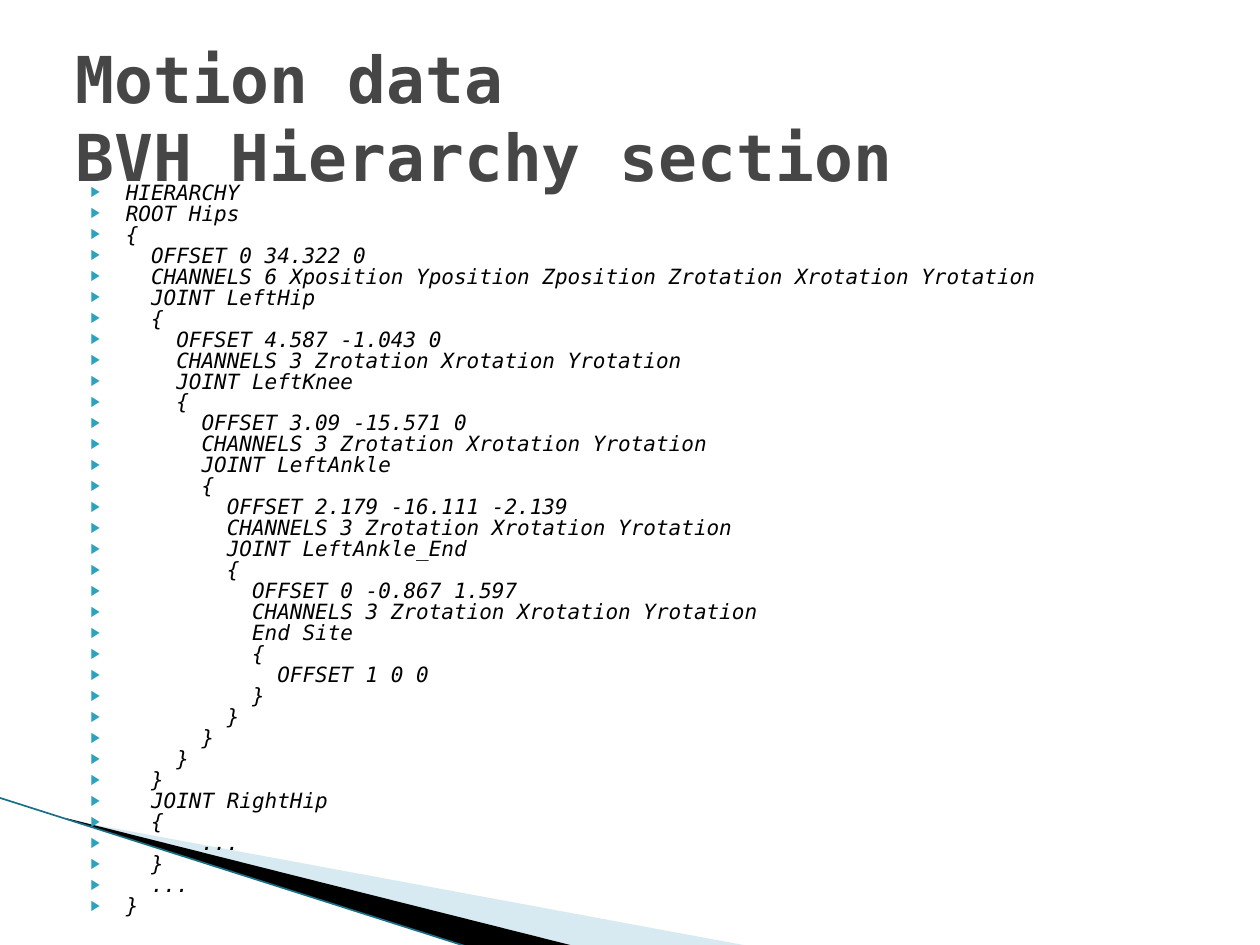
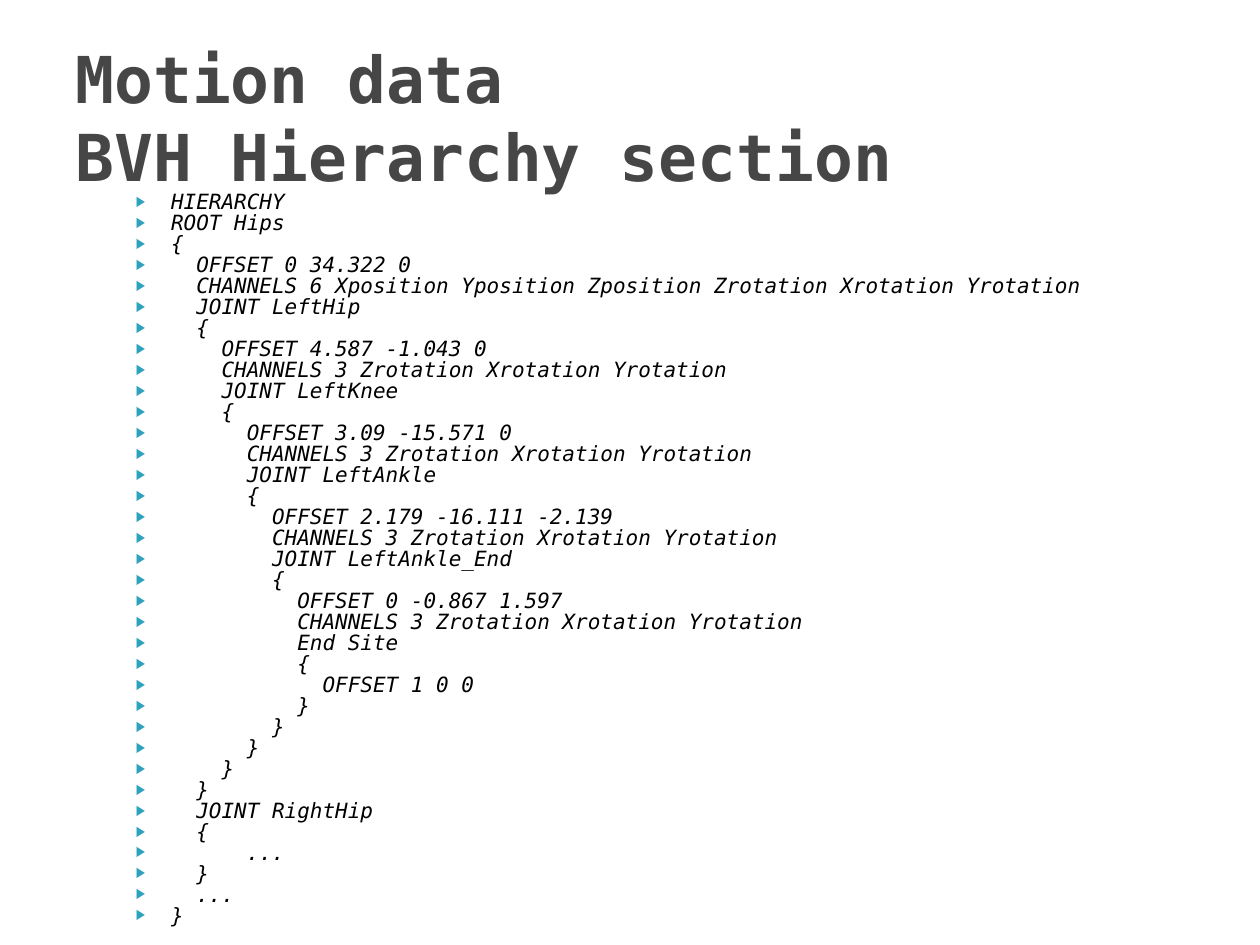
Before and after one commit to hobama/cvg01, a slide deck: slide 10 of docs/Presentation/Presentation.pptx (slide 8 before the commit). Drawn at 1260x945 pixels with LibreOffice and Linux fonts; fonts in the diff are those of the drawing; background and template pictures are left out. Boxes give left, top, right and bottom in pixels: in the first picture for what was removed or moved away, otherwise in the second. Text is boxed around its words. In the diff, an @@ line names an element or a change of style, - is before the commit and + after.

```diff
--- a/docs/Presentation/Presentation.pptx
+++ b/docs/Presentation/Presentation.pptx
@@ text "HIERARCHY": place and size @@
-text "HIERARCHY" at [126, 184, 1035, 813]
+text "HIERARCHY" at [171, 193, 1081, 823]
@@ freeform shape removed at [98, 689, 622, 888] @@
@@ freeform shape removed at [0, 798, 517, 914] @@
@@ line removed from (0, 798) to (467, 945) @@
```
Also in this commit, not shown: 1 other slide changed, 3 slides added.
